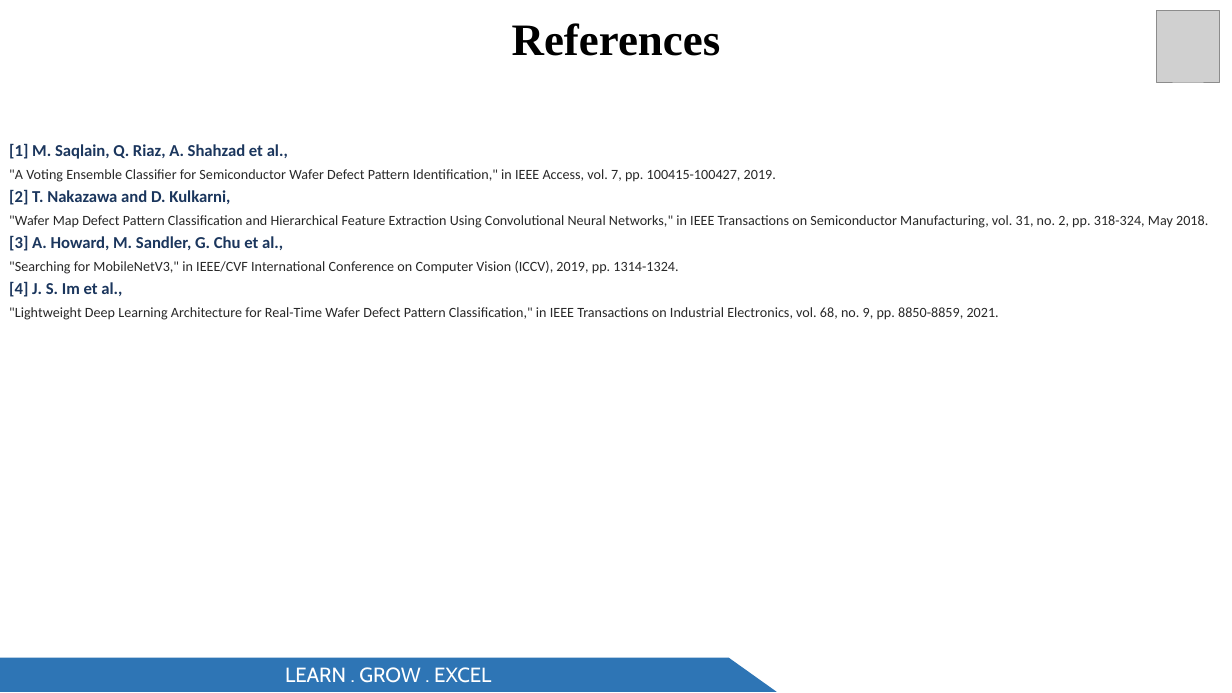
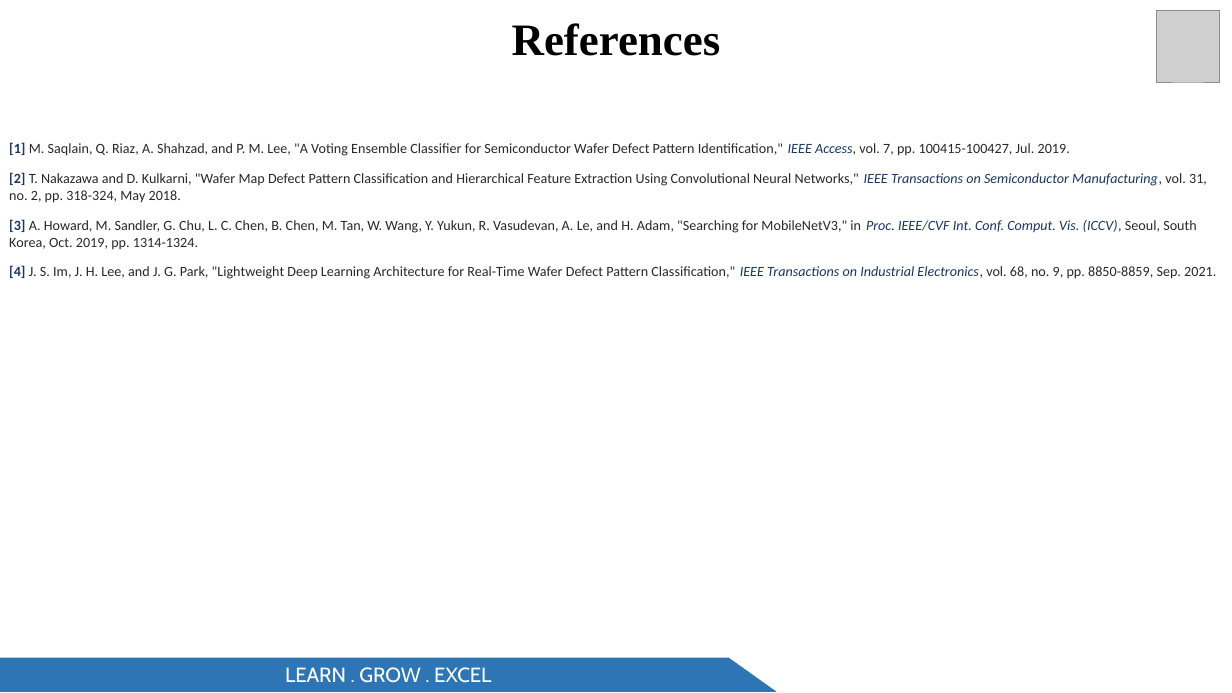
Before and after one commit to Ad1thh/semiconductor-defect-classification, a slide deck: slide 7 of presentation.pptx. Drawn at 1232x693 pixels with LibreOffice and Linux fonts; fonts in the diff are those of the drawing; grey boxes stand for pictures. Boxes give left, top, right and bottom in pixels: in the first picture for what was removed or moved away, otherwise in the second. Text is boxed around its words. In the diff, an @@ line names an element or a change of style, - is before the commit and + after.

```diff
--- a/presentation.pptx
+++ b/presentation.pptx
@@ text at (9, 142, 1216, 279): text changed @@
-[1] M. Saqlain, Q. Riaz, A. Shahzad et al.,
-  "A Voting Ensemble Classifier for Semiconductor Wafer Defect Pattern Identification," in IEEE Access, vol. 7, pp. 100415-100427, 2019.
-[2] T. Nakazawa and D. Kulkarni,
-  "Wafer Map Defect Pattern Classification and Hierarchical Feature Extraction Using Convolutional Neural Networks," in IEEE Transactions on Semiconductor Manufacturing, vol. 31, no. 2, pp. 318-324, May 2018.
-[3] A. Howard, M. Sandler, G. Chu et al.,
-  "Searching for MobileNetV3," in IEEE/CVF International Conference on Computer Vision (ICCV), 2019, pp. 1314-1324.
-[4] J. S. Im et al.,
-  "Lightweight Deep Learning Architecture for Real-Time Wafer Defect Pattern Classification," in IEEE Transactions on Industrial Electronics, vol. 68, no. 9, pp. 8850-8859, 2021.
+[1] M. Saqlain, Q. Riaz, A. Shahzad, and P. M. Lee, "A Voting Ensemble Classifier for Semiconductor Wafer Defect Pattern Identification," IEEE Access, vol. 7, pp. 100415-100427, Jul. 2019.
+[2] T. Nakazawa and D. Kulkarni, "Wafer Map Defect Pattern Classification and Hierarchical Feature Extraction Using Convolutional Neural Networks," IEEE Transactions on Semiconductor Manufacturing, vol. 31, no. 2, pp. 318-324, May 2018.
+[3] A. Howard, M. Sandler, G. Chu, L. C. Chen, B. Chen, M. Tan, W. Wang, Y. Yukun, R. Vasudevan, A. Le, and H. Adam, "Searching for MobileNetV3," in Proc. IEEE/CVF Int. Conf. Comput. Vis. (ICCV), Seoul, South Korea, Oct. 2019, pp. 1314-1324.
+[4] J. S. Im, J. H. Lee, and J. G. Park, "Lightweight Deep Learning Architecture for Real-Time Wafer Defect Pattern Classification," IEEE Transactions on Industrial Electronics, vol. 68, no. 9, pp. 8850-8859, Sep. 2021.
```
Also in this commit, not shown: 1 other slide changed, 2 other files.
